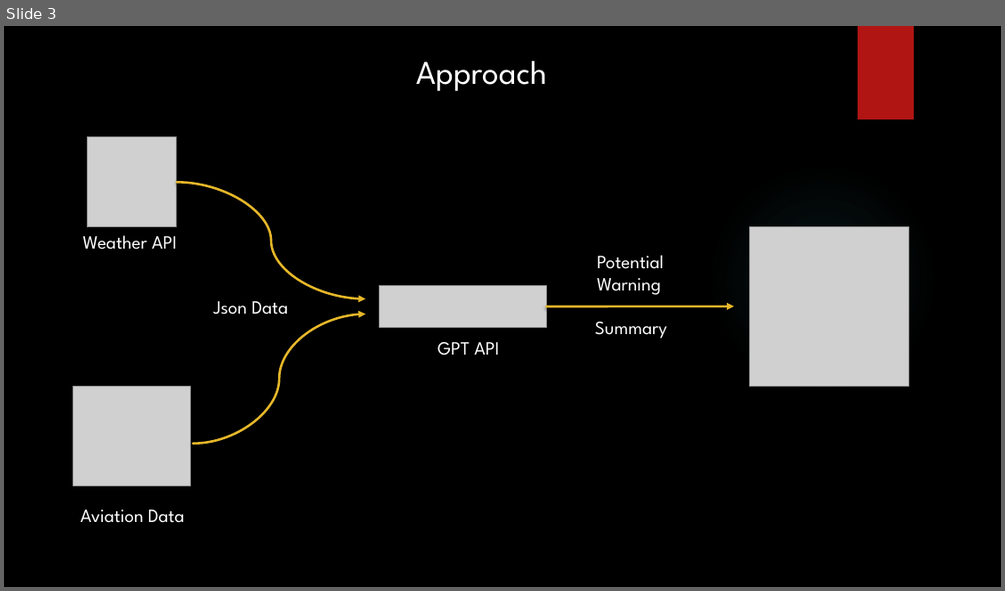
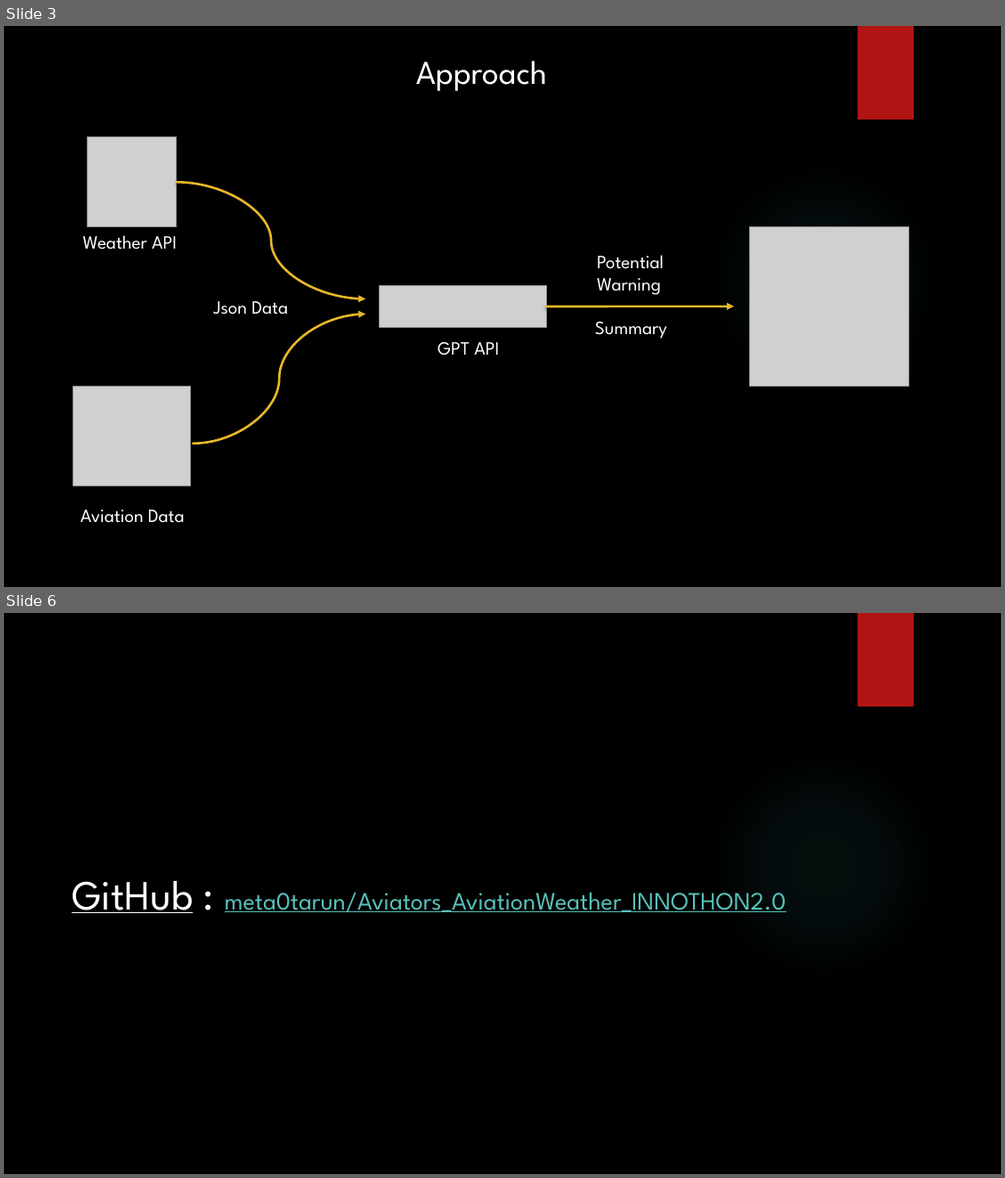
Before and after one commit to meta0tarun/Aviators_AviationWeather_INNOTHON2.0, a slide deck: Innothon.pptx. Shown one above the other, each under a label of ours: slide 3 before the commit, slides 3 and 6 after it; the slides between them are not shown. The pictures are 1005x591 and 1005x1178 pixels, drawn with LibreOffice and Linux fonts; fonts in the diff are those of the drawing; grey boxes stand for pictures; background and template pictures are left out. Boxes give left, top, right and bottom in pixels: in the first picture for what was removed or moved away, otherwise in the second. Text is boxed around its words. In the diff, an @@ line names an element or a change of style, - is before the commit and + after.

```diff
--- a/Innothon.pptx
+++ b/Innothon.pptx
@@ slide 6 added at [4,613,1001,1174], background picture (left out); not listed: 2 template elements that a slide beside it also shows @@
@@ text added at [72,881,786,913], 24 pt, text #58C1BA, underline @@
+GitHub : meta0tarun/Aviators_AviationWeather_INNOTHON2.0
```
Also in this commit, not shown: 1 slide changed, 1 other slide added.
